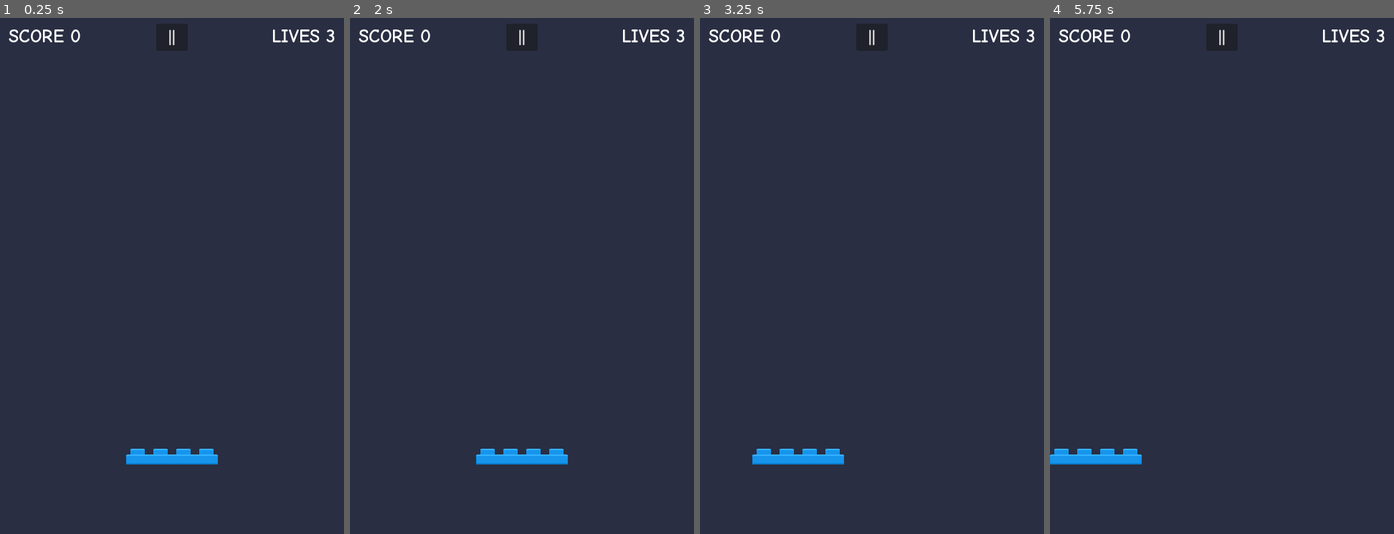
Above: before the commit, frames 1-4 (left to right).
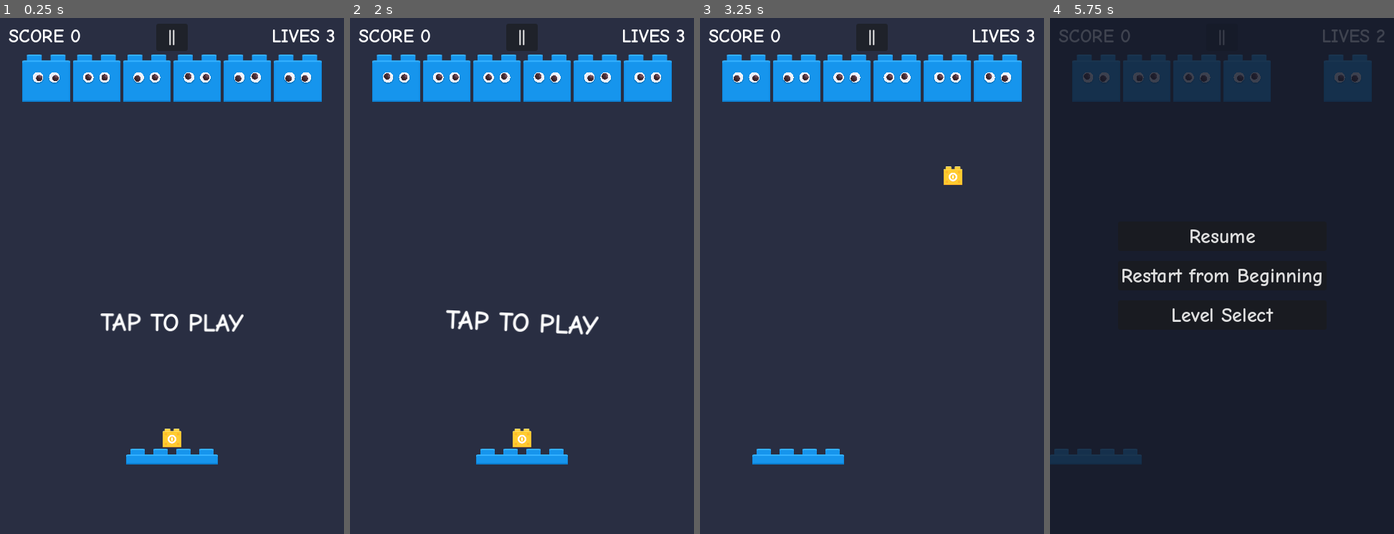
Above: after the commit, the same moments.

Repository: ZacharyEllison/games
Game: Godot game, scene res://scenes/main.tscn
The game is run twice, just before and just after one commit, with the same random seed, the same clock (stepped at 60 frames per second) and the same inputs.
Inputs (mouse positions are in pixels of both pictures, inside the frame that each line leads up to):
- Up to frame 1 (0.25 s): no input
- Up to frame 2 (2 s): click "||" at 0.5 s; click (522, 276) at 1.25 s, where only the run after the commit has a clickable "Restart from Beginning"
- Up to frame 3 (3.25 s): tap Enter at 2 s; move the mouse to (947, 250) at 2.02 s; hold Right (move_right) 2.03-2.78 s; click (947, 250) at 2.1 s; move the mouse to (803, 301) at 2.77 s; hold Left (move_left) from 2.78 s (still down); click (803, 301) at 2.85 s
- Up to frame 4 (5.75 s): move the mouse to (1256, 162) at 3.52 s; release Left (move_left) at 3.53 s; hold Right (move_right) 3.53-5.03 s; click (1256, 162) at 3.6 s; move the mouse to (1204, 379) at 4.27 s; click (1204, 379) at 4.35 s; move the mouse to (1325, 353) at 5.02 s; hold Left (move_left) from 5.03 s (still down); click (1325, 353) at 5.1 s; tap Escape (pause) at 5.65 s

The runs differ from the first frame. In frame 1, 8.0% of the frame differs, in the area x 6-94%, y 7-84%; in frame 2, 8.1%; in frame 3, 7.4%; in frame 4, 11%, in the area x 0-98%, y 2-87%.
Error before the commit: Parse Error: Identifier "paddle" not declared in the current scope. (res://scenes/level_manager.gd:28)

Commit message:
brickbreaker: remove thin managers, merge game state into main
- Delete pause_manager.gd (4 signal-forwarding methods)
- Delete input_manager.gd (1 key handler + empty _process)
- Merge game_state.gd into main.gd (var bag, no encapsulation)
- Replace 16 signal connections with 8 direct calls
- Replace magic number state values with State enum constants
- Fix level_manager paddle scoping bug (pre-existing)
- Fix ball cleanup: lost balls now freed (was never connected)

Diff:
--- a/brickbreaker/scenes/game_state.gd
+++ /dev/null
@@ -1,57 +0,0 @@
-extends Node2D
-
-signal score_changed(value: int)
-signal lives_changed(value: int)
-
-enum State { IDLE, PLAYING, LEVEL_CLEAR, GAME_OVER, PAUSED, VICTORY }
-
-var state := State.IDLE
-var score := 0
-var lives := 3
-var balls_in_play := 0
-var level := 1
-var _lives_lost_this_level := 0
-var max_unlocked_level := 1
-var base_ball_speed := 330.0
-
-func reset() -> void:
-	score = 0
-	lives = 3
-	balls_in_play = 0
-	level = 1
-	max_unlocked_level = 1
-	_lives_lost_this_level = 0
-	base_ball_speed = 330.0
-	state = State.IDLE
-	score_changed.emit(0)
-	lives_changed.emit(3)
-
-func add_score(points: int) -> void:
-	score += points
-	score_changed.emit(score)
-
-func lose_ball() -> void:
-	balls_in_play -= 1
-	if balls_in_play <= 0:
-		balls_in_play = 0
-		lives -= 1
-		_lives_lost_this_level += 1
-		lives_changed.emit(lives)
-		if lives <= 0:
-			state = State.GAME_OVER
-		else:
-			state = State.IDLE
-
-func get_powerup_kind(tier: int) -> int:
-	if tier == 1:
-		var roll := randf()
-		if roll < 0.35:
-			return 3
-		roll -= 0.35
-		if roll < 0.217:
-			return 0
-		roll -= 0.217
-		if roll < 0.217:
-			return 1
-		return 2
-	return randi() % 4
--- a/brickbreaker/scenes/input_manager.gd
+++ /dev/null
@@ -1,12 +0,0 @@
-extends Node2D
-
-signal launch_held_ball
-signal restart_game
-signal pause_toggle
-
-func _unhandled_input(event: InputEvent) -> void:
-	if event.is_action_pressed("pause"):
-		pause_toggle.emit()
-
-func _process(_delta: float) -> void:
-	pass
--- a/brickbreaker/scenes/level_manager.gd
+++ b/brickbreaker/scenes/level_manager.gd
@@ -9,8 +9,10 @@
 
 var current_level := 1
 var max_unlocked_level := 1
+var _paddle: CharacterBody2D
 
 func start_level(level: int, grid: Node2D, paddle: CharacterBody2D, screen: Vector2) -> void:
+	_paddle = paddle
 	current_level = level
 	paddle.global_position = Vector2(screen.x * 0.5, screen.y * 0.85)
 	grid.build_level(level)
@@ -25,7 +27,7 @@
 	await get_tree().create_timer(1.2).timeout
 	hud.hide_message()
 	current_level += 1
-	start_level(current_level, grid, paddle, get_viewport_rect().size)
+	start_level(current_level, grid, _paddle, get_viewport_rect().size)
 
 func select_level(level: int, grid: Node2D, paddle: CharacterBody2D, screen: Vector2) -> void:
 	current_level = level
--- a/brickbreaker/scenes/main.gd
+++ b/brickbreaker/scenes/main.gd
@@ -1,15 +1,20 @@
 extends Node2D
 
-@onready var game_state: Node2D = $GameState
+enum State { IDLE, PLAYING, LEVEL_CLEAR, GAME_OVER, PAUSED, VICTORY }
+
 @onready var ball_manager: Node2D = $BallManager
 @onready var powerup_manager: Node2D = $PowerupManager
 @onready var level_manager: Node2D = $LevelManager
-@onready var pause_manager: Node2D = $PauseManager
-@onready var input_manager: Node2D = $InputManager
 
 @onready var paddle: CharacterBody2D = $Paddle
 @onready var grid: Node2D = $BrickGrid
 @onready var hud: CanvasLayer = $HUD
+
+var state := State.IDLE
+var score := 0
+var lives := 3
+var balls_in_play := 0
+var _lives_lost_this_level := 0
 
 func _ready() -> void:
 	randomize()
@@ -17,35 +22,25 @@
 	_new_game()
 
 func _wire_signals() -> void:
-	# GameState wiring
-	game_state.score_changed.connect(hud.set_score)
-	game_state.lives_changed.connect(hud.set_lives)
-	game_state.ball_lost.connect(_on_ball_lost)
+	ball_manager.ball_lost.connect(_on_ball_lost_signal)
+	ball_manager.nice_catch.connect(func(p): hud.show_slam_text("NICE CATCH!", p))
+	powerup_manager.on_collected.connect(_on_powerup_collected)
+	grid.cleared.connect(_on_level_cleared)
+	hud.pause_requested.connect(_on_pause_requested)
+	hud.resume_requested.connect(_on_resume_requested)
+	hud.restart_requested.connect(_on_restart_requested)
+	hud.level_selected.connect(_on_level_selected)
 
-	# BallManager wiring
-	ball_manager.ball_spawned.connect(_on_ball_spawned)
-	ball_manager.ball_lost.connect(game_state.lose_ball)
-	ball_manager.nice_catch.connect(func(p): hud.show_slam_text("NICE CATCH!", p))
-
-	# PowerupManager wiring
-	powerup_manager.on_collected.connect(_on_powerup_collected)
-
-	# LevelManager wiring
-	grid.cleared.connect(_on_level_cleared)
-
-	# PauseManager wiring
-	pause_manager.pause_requested.connect(_on_pause_requested)
-	pause_manager.resume_requested.connect(_on_resume_requested)
-	pause_manager.restart_requested.connect(_on_restart_requested)
-	pause_manager.level_selected.connect(_on_level_selected)
-
-	# InputManager wiring
-	input_manager.pause_toggle.connect(_on_pause_toggle)
-	input_manager.launch_held_ball.connect(_on_launch_held)
-	input_manager.restart_game.connect(_new_game)
+func _unhandled_input(event: InputEvent) -> void:
+	if event.is_action_pressed("pause"):
+		_toggle_pause()
 
 func _new_game() -> void:
-	game_state.reset()
+	score = 0
+	lives = 3
+	balls_in_play = 0
+	_lives_lost_this_level = 0
+	state = State.IDLE
 	hud.set_score(0)
 	hud.set_lives(3)
 	hud.hide_message()
@@ -60,26 +55,27 @@
 	paddle.global_position = Vector2(get_viewport_rect().size.x * 0.5, get_viewport_rect().size.y * 0.85)
 	level_manager.start_level(1, grid, paddle, get_viewport_rect().size)
 	ball_manager.spawn_held_ball()
-	game_state.state = 0  # IDLE
+	state = State.IDLE
 	hud.show_tap_prompt()
 
 func _process(_delta: float) -> void:
-	if game_state.state == 1 or game_state.state == 0:  # PLAYING or IDLE
+	if state == State.PLAYING or state == State.IDLE:
 		if is_instance_valid(ball_manager.held_ball):
 			ball_manager.held_ball.global_position = paddle.global_position + Vector2(0, -26)
-			if Input.is_action_just_pressed("press") and game_state.state == 0:
+			if Input.is_action_just_pressed("press") and state == State.IDLE:
 				AudioManager.unlock()
-				_on_launch_held()
-	elif game_state.state == 3 or game_state.state == 5:  # GAME_OVER or VICTORY
+				ball_manager.launch_held()
+				state = State.PLAYING
+				hud.hide_tap_prompt()
+	elif state == State.GAME_OVER or state == State.VICTORY:
 		if Input.is_action_just_pressed("press"):
 			_new_game()
 
-# Delegate handlers
-func _on_pause_toggle() -> void:
+func _toggle_pause() -> void:
 	if get_tree().paused:
-		pause_manager.request_resume()
-	else:
-		pause_manager.request_pause(game_state.state)
+		_on_resume_requested()
+	elif state == State.PLAYING or state == State.IDLE:
+		_on_pause_requested()
 
 func _on_pause_requested() -> void:
 	get_tree().paused = true
@@ -89,10 +85,10 @@
 	get_tree().paused = false
 	hud.set_pause_menu_visible(false, level_manager.max_unlocked_level)
 	if is_instance_valid(ball_manager.held_ball):
-		game_state.state = 0  # IDLE
+		state = State.IDLE
 		hud.show_tap_prompt()
 	else:
-		game_state.state = 1  # PLAYING
+		state = State.PLAYING
 
 func _on_restart_requested() -> void:
 	get_tree().paused = false
@@ -104,12 +100,19 @@
 	hud.set_pause_menu_visible(false, level_manager.max_unlocked_level)
 	level_manager.select_level(level, grid, paddle, get_viewport_rect().size)
 
-func _on_ball_lost(_ball: Node) -> void:
-	if is_instance_valid(_ball):
-		_ball.queue_free()
-
-func _on_ball_spawned(_ball: CharacterBody2D) -> void:
-	pass
+func _on_ball_lost_signal(ball: Node) -> void:
+	if is_instance_valid(ball):
+		ball.queue_free()
+	balls_in_play -= 1
+	if balls_in_play <= 0:
+		balls_in_play = 0
+		lives -= 1
+		_lives_lost_this_level += 1
+		hud.set_lives(lives)
+		if lives <= 0:
+			state = State.GAME_OVER
+		else:
+			state = State.IDLE
 
 func _on_powerup_collected(kind: int, pos: Vector2) -> void:
 	match kind:
@@ -123,17 +126,14 @@
 				if is_instance_valid(brick) and brick.global_position.distance_to(pos) <= 95.0:
 					brick.shatter()
 		3:  # ONE_UP
-			game_state.lives += 1
-			hud.set_lives(game_state.lives)
+			lives += 1
+			hud.set_lives(lives)
 
 func _on_level_cleared() -> void:
-	game_state.state = 2  # LEVEL_CLEAR
+	state = State.LEVEL_CLEAR
 	hud.hide_tap_prompt()
 	ball_manager.clear_all()
 	powerup_manager.clear_all()
-	if game_state._lives_lost_this_level == 0 and level_manager.current_level == 1:
+	if _lives_lost_this_level == 0 and level_manager.current_level == 1:
 		hud.show_perfect()
 	level_manager.on_level_cleared(grid, hud)
-
-func _on_launch_held() -> void:
-	ball_manager.launch_held()
--- a/brickbreaker/scenes/main.tscn
+++ b/brickbreaker/scenes/main.tscn
@@ -2,39 +2,27 @@
 
 [ext_resource type="Script" path="res://scenes/main.gd" id="1"]
 [ext_resource type="PackedScene" path="res://scenes/paddle.tscn" id="2"]
-[ext_resource type="Script" path="res://scenes/game_state.gd" id="3"]
-[ext_resource type="Script" path="res://scenes/ball_manager.gd" id="4"]
-[ext_resource type="Script" path="res://scenes/powerup_manager.gd" id="5"]
-[ext_resource type="Script" path="res://scenes/level_manager.gd" id="6"]
-[ext_resource type="Script" path="res://scenes/pause_manager.gd" id="7"]
-[ext_resource type="Script" path="res://scenes/input_manager.gd" id="8"]
-[ext_resource type="PackedScene" path="res://scenes/brick_grid.tscn" id="9"]
-[ext_resource type="PackedScene" path="res://scenes/hud.tscn" id="10"]
-[ext_resource type="Script" path="res://scenes/playfield_walls.gd" id="11"]
+[ext_resource type="Script" path="res://scenes/ball_manager.gd" id="3"]
+[ext_resource type="Script" path="res://scenes/powerup_manager.gd" id="4"]
+[ext_resource type="Script" path="res://scenes/level_manager.gd" id="5"]
+[ext_resource type="PackedScene" path="res://scenes/brick_grid.tscn" id="6"]
+[ext_resource type="PackedScene" path="res://scenes/hud.tscn" id="7"]
+[ext_resource type="Script" path="res://scenes/playfield_walls.gd" id="8"]
 
 [node name="Main" type="Node2D"]
 script = ExtResource("1")
 
-[node name="GameState" type="Node2D" parent="."]
+[node name="BallManager" type="Node2D" parent="."]
 script = ExtResource("3")
 
-[node name="BallManager" type="Node2D" parent="."]
+[node name="PowerupManager" type="Node2D" parent="."]
 script = ExtResource("4")
 
-[node name="PowerupManager" type="Node2D" parent="."]
+[node name="LevelManager" type="Node2D" parent="."]
 script = ExtResource("5")
 
-[node name="LevelManager" type="Node2D" parent="."]
-script = ExtResource("6")
-
-[node name="PauseManager" type="Node2D" parent="."]
-script = ExtResource("7")
-
-[node name="InputManager" type="Node2D" parent="."]
+[node name="PlayfieldWalls" type="Node2D" parent="."]
 script = ExtResource("8")
-
-[node name="PlayfieldWalls" type="Node2D" parent="."]
-script = ExtResource("11")
 
 [node name="Background" type="ColorRect" parent="."]
 z_index = -100
--- a/brickbreaker/scenes/pause_manager.gd
+++ /dev/null
@@ -1,20 +0,0 @@
-extends Node2D
-
-signal pause_requested
-signal resume_requested
-signal restart_requested
-signal level_selected(level: int)
-
-func request_pause(state: int) -> void:
-	if state != 1 and state != 0:  # PLAYING or IDLE
-		return
-	pause_requested.emit()
-
-func request_resume() -> void:
-	resume_requested.emit()
-
-func request_restart() -> void:
-	restart_requested.emit()
-
-func request_level_select(level: int) -> void:
-	level_selected.emit(level)
Not shown, removed: brickbreaker/scenes/game_state.gd.uid
Not shown, removed: brickbreaker/scenes/input_manager.gd.uid
Not shown: 1 places in brickbreaker/scenes/main.tscn that only renumber resources
Not shown, removed: brickbreaker/scenes/pause_manager.gd.uid
Not shown, changed: brickbreaker/index.html
Not shown, changed: brickbreaker/index.pck
